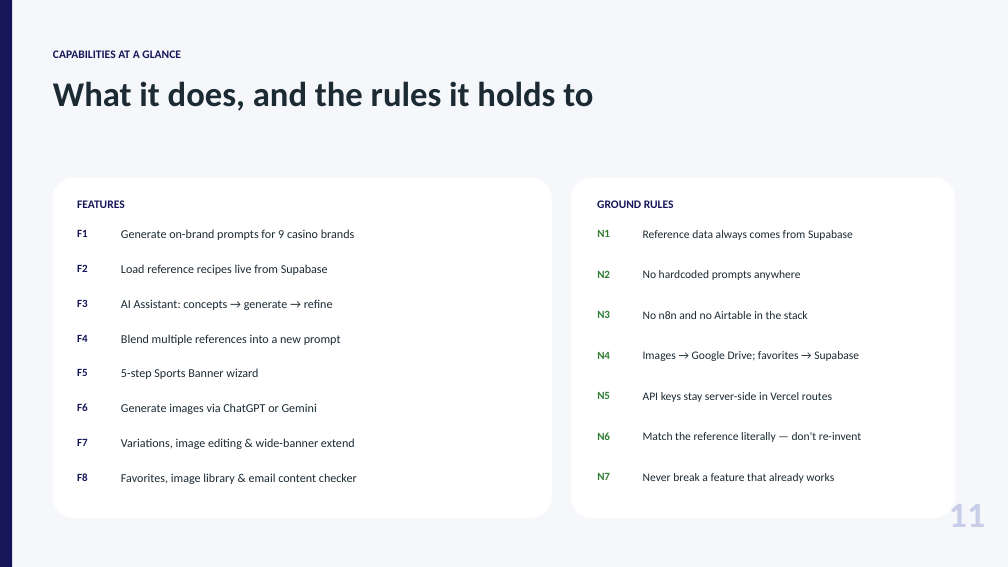
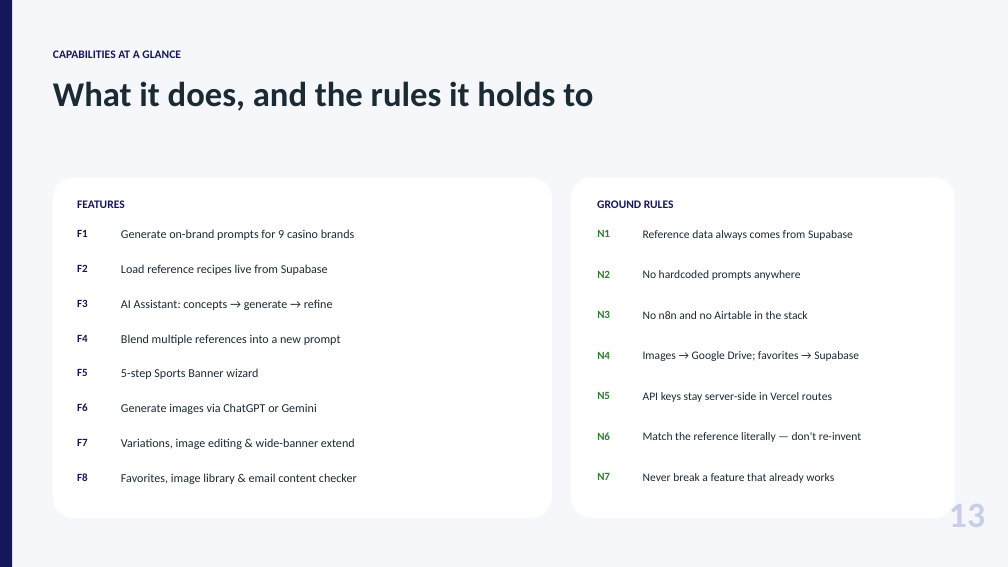
Before and after one commit to Optinet-Solutions-AI/Prompt-Generator, a slide deck: slide 13 of PromptGenerator_Overview.pptx (slide 11 before the commit). Drawn at 1008x567 pixels with LibreOffice and Linux fonts; fonts in the diff are those of the drawing. Boxes give left, top, right and bottom in pixels: in the first picture for what was removed or moved away, otherwise in the second. Text is boxed around its words. In the diff, an @@ line names an element or a change of style, - is before the commit and + after.

```diff
--- a/PromptGenerator_Overview.pptx
+++ b/PromptGenerator_Overview.pptx
@@ text at [949, 504, 985, 527]: text changed @@
-11
+13
```
Also in this commit, not shown: 6 other slides changed, 2 slides added.
